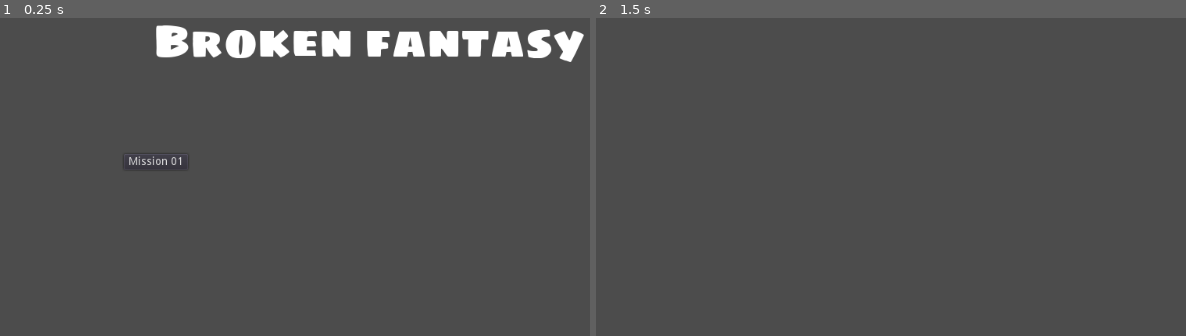
Above: before the commit, frames 1-2 (left to right).
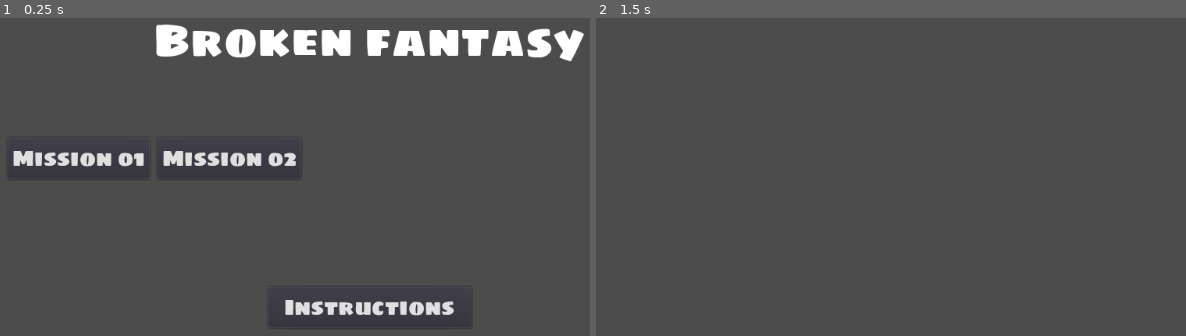
Above: after the commit, the same moments.

Repository: hsandt/GGJ2020
Game: Godot game, scene res://Scenes/Title.tscn
Two runs of this game, one before a commit and one after it. Both use one fixed random seed, a clock stepped at 60 frames per second and the inputs below.
Inputs:
- Up to frame 1 (0.25 s): no input
- Up to frame 2 (1.5 s): click "Mission 01" at 0.5 s; tap Enter at 1.25 s

The runs differ from the first frame. In frame 1, 3.2% of the frame differs, in the area x 2-99%, y 1-94%; in frame 2, nothing differs.

Commit message:
[TITLE] Added button to show and hide instructions
Also added MissionButton02, MissionButton being now a prefab

Diff:
--- /dev/null
+++ b/Fonts/FONT_Button.tres
@@ -0,0 +1,7 @@
+[gd_resource type="DynamicFont" load_steps=2 format=2]
+
+[ext_resource path="res://Fonts/Sigmar One/SigmarOne-Regular.ttf" type="DynamicFontData" id=1]
+
+[resource]
+size = 28
+font_data = ExtResource( 1 )
--- /dev/null
+++ b/Fonts/FONT_Instructions.tres
@@ -0,0 +1,7 @@
+[gd_resource type="DynamicFont" load_steps=2 format=2]
+
+[ext_resource path="res://Fonts/Sigmar One/SigmarOne-Regular.ttf" type="DynamicFontData" id=1]
+
+[resource]
+size = 28
+font_data = ExtResource( 1 )
--- /dev/null
+++ b/Fonts/FONT_Title.tres
@@ -0,0 +1,7 @@
+[gd_resource type="DynamicFont" load_steps=2 format=2]
+
+[ext_resource path="res://Fonts/Sigmar One/SigmarOne-Regular.ttf" type="DynamicFontData" id=1]
+
+[resource]
+size = 57
+font_data = ExtResource( 1 )
--- /dev/null
+++ b/Prefabs/MissionButton.tscn
@@ -0,0 +1,18 @@
+[gd_scene load_steps=4 format=2]
+
+[ext_resource path="res://Scripts/MissionButton.gd" type="Script" id=1]
+[ext_resource path="res://Scenes/Mission01.tscn" type="PackedScene" id=2]
+[ext_resource path="res://Fonts/FONT_Button.tres" type="DynamicFont" id=3]
+
+[node name="Mission Button 01" type="Button"]
+margin_right = 182.0
+margin_bottom = 53.0
+custom_fonts/font = ExtResource( 3 )
+text = "Mission 01"
+script = ExtResource( 1 )
+__meta__ = {
+"_edit_lock_": true,
+"_edit_use_anchors_": false
+}
+mission_scene = ExtResource( 2 )
+[connection signal="pressed" from="." to="." method="_on_Mission_Button_pressed"]
--- /dev/null
+++ b/Scenes/Mission02.tscn
@@ -0,0 +1,3 @@
+[gd_scene format=2]
+
+[node name="Root2D" type="Node2D"]
--- a/Scenes/Title.tscn
+++ b/Scenes/Title.tscn
@@ -1,25 +1,32 @@
-[gd_scene load_steps=5 format=2]
+[gd_scene load_steps=9 format=2]
 
-[ext_resource path="res://Fonts/Sigmar One/SigmarOne-Regular.ttf" type="DynamicFontData" id=1]
-[ext_resource path="res://Scripts/MissionButton.gd" type="Script" id=2]
-[ext_resource path="res://Scenes/Mission01.tscn" type="PackedScene" id=4]
+[ext_resource path="res://Fonts/FONT_Title.tres" type="DynamicFont" id=1]
+[ext_resource path="res://Scripts/InstructionsButton.gd" type="Script" id=2]
+[ext_resource path="res://Fonts/FONT_Button.tres" type="DynamicFont" id=3]
+[ext_resource path="res://Fonts/FONT_Instructions.tres" type="DynamicFont" id=4]
+[ext_resource path="res://Prefabs/MissionButton.tscn" type="PackedScene" id=5]
+[ext_resource path="res://Scenes/Mission02.tscn" type="PackedScene" id=6]
+[ext_resource path="res://Scripts/InstructionsBackButton.gd" type="Script" id=7]
+[ext_resource path="res://Scripts/TitleRoot.gd" type="Script" id=8]
 
-[sub_resource type="DynamicFont" id=1]
-size = 57
-font_data = ExtResource( 1 )
-
-[node name="Root Control" type="Control"]
+[node name="Root" type="Control"]
 anchor_right = 1.0
 anchor_bottom = 1.0
+script = ExtResource( 8 )
 __meta__ = {
 "_edit_use_anchors_": false
 }
+instructions_panel = NodePath("InstructionsPanel")
 
 [node name="Title" type="Label" parent="."]
-margin_top = 139.0
-margin_right = 1024.0
-margin_bottom = 261.0
-custom_fonts/font = SubResource( 1 )
+anchor_top = 0.232
+anchor_right = 1.0
+anchor_bottom = 0.435
+margin_left = 48.0
+margin_top = -0.200012
+margin_right = -48.0
+margin_bottom = -3.05176e-05
+custom_fonts/font = ExtResource( 1 )
 text = "Broken fantasy"
 align = 1
 valign = 1
@@ -27,15 +34,87 @@
 "_edit_use_anchors_": false
 }
 
-[node name="Mission Button 01" type="Button" parent="."]
-margin_left = 197.296
-margin_top = 345.499
-margin_right = 279.296
-margin_bottom = 365.499
-text = "Mission 01"
+[node name="GridContainer" type="GridContainer" parent="."]
+anchor_top = 0.435
+anchor_right = 1.0
+anchor_bottom = 1.0
+margin_left = 48.0
+margin_top = 63.0
+margin_right = -48.0
+margin_bottom = -112.0
+custom_constants/vseparation = 10
+custom_constants/hseparation = 10
+columns = 2
+__meta__ = {
+"_edit_use_anchors_": false
+}
+
+[node name="MissionButton01" parent="GridContainer" instance=ExtResource( 5 )]
+
+[node name="MissionButton02" parent="GridContainer" instance=ExtResource( 5 )]
+margin_left = 192.0
+margin_right = 376.0
+text = "Mission 02"
+mission_scene = ExtResource( 6 )
+
+[node name="InstructionsButton" type="Button" parent="."]
+anchor_top = 0.813
+anchor_right = 1.0
+anchor_bottom = 1.0
+margin_left = 382.183
+margin_top = 27.6321
+margin_right = -382.0
+margin_bottom = -31.5679
+custom_fonts/font = ExtResource( 3 )
+text = "Instructions"
 script = ExtResource( 2 )
 __meta__ = {
 "_edit_use_anchors_": false
 }
-mission_scene = ExtResource( 4 )
-[connection signal="pressed" from="Mission Button 01" to="Mission Button 01" method="_on_Mission_Button_pressed"]
+instructions_panel = NodePath("../InstructionsPanel")
+
+[node name="InstructionsPanel" type="Control" parent="."]
+anchor_right = 1.0
+anchor_bottom = 1.0
+__meta__ = {
+"_edit_use_anchors_": false
+}
+
+[node name="ColorRect" type="ColorRect" parent="InstructionsPanel"]
+margin_right = 1024.0
+margin_bottom = 600.0
+color = Color( 0.488, 0.488, 0.61, 1 )
+__meta__ = {
+"_edit_use_anchors_": false
+}
+
+[node name="Label" type="Label" parent="InstructionsPanel"]
+anchor_right = 1.0
+anchor_bottom = 1.0
+margin_left = 81.0
+margin_top = 43.7129
+margin_right = -82.0
+margin_bottom = -487.287
+custom_fonts/font = ExtResource( 4 )
+text = "Instructions"
+align = 1
+__meta__ = {
+"_edit_use_anchors_": false
+}
+
+[node name="BackButton" type="Button" parent="InstructionsPanel"]
+anchor_top = 0.813
+anchor_right = 1.0
+anchor_bottom = 1.0
+margin_left = 382.183
+margin_top = 27.6321
+margin_right = -382.0
+margin_bottom = -31.5679
+custom_fonts/font = ExtResource( 3 )
+text = "Back"
+script = ExtResource( 7 )
+__meta__ = {
+"_edit_use_anchors_": false
+}
+[connection signal="pressed" from="InstructionsButton" to="InstructionsButton" method="_on_Instructions_Button_pressed"]
+[connection signal="pressed" from="InstructionsPanel/BackButton" to="InstructionsPanel/BackButton" method="_on_Instructions_Button_pressed"]
--- /dev/null
+++ b/Scripts/InstructionsBackButton.gd
@@ -0,0 +1,4 @@
+extends Button
+
+func _on_Instructions_Button_pressed():
+	get_parent().hide()
--- /dev/null
+++ b/Scripts/InstructionsButton.gd
@@ -0,0 +1,6 @@
+extends Button
+
+export(NodePath) var instructions_panel
+
+func _on_Instructions_Button_pressed():
+	get_node(instructions_panel).show()
--- a/Scripts/MissionButton.gd
+++ b/Scripts/MissionButton.gd
@@ -2,9 +2,5 @@
 
 export(PackedScene) var mission_scene
 
-# Called when the node enters the scene tree for the first time.
-func _ready():
-	pass # Replace with function body.
-
 func _on_Mission_Button_pressed():
 	get_tree().change_scene_to(mission_scene)
--- /dev/null
+++ b/Scripts/TitleRoot.gd
@@ -0,0 +1,8 @@
+extends Control
+
+export(NodePath) var instructions_panel
+
+func _ready():
+	# hide any panel that should not be visible on start
+	# (in case we were keeping them visible in editor for editing)
+	get_node(instructions_panel).hide()
